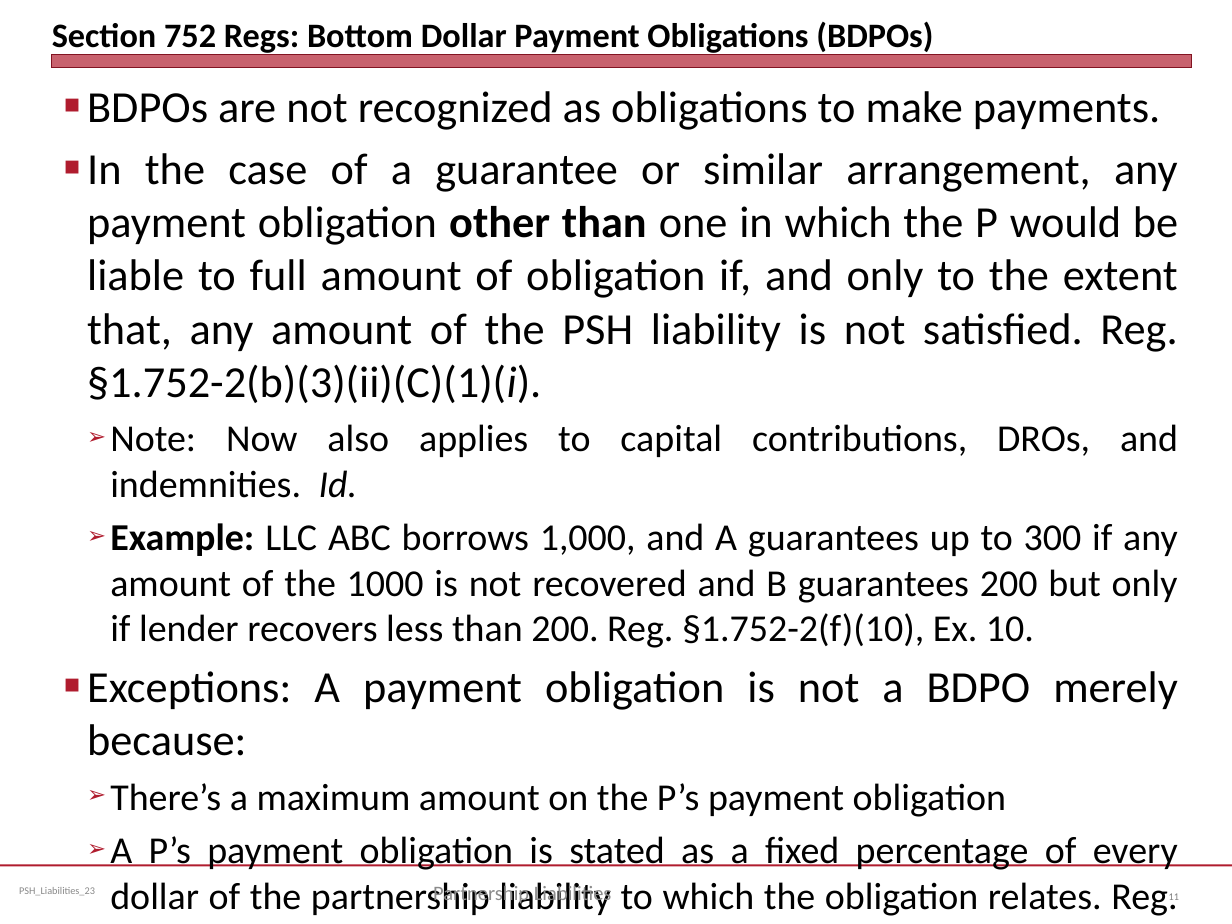
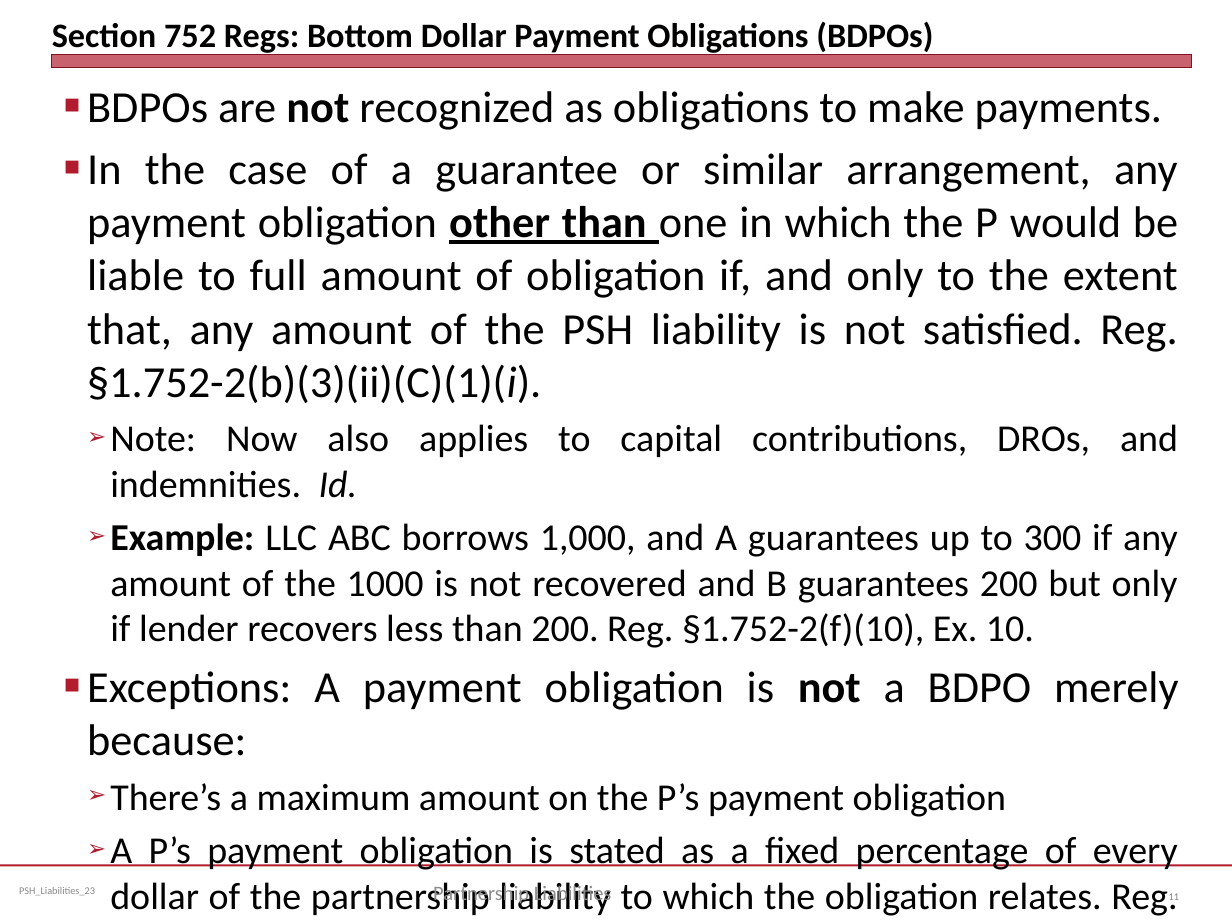
Before and after one commit to jmc877/Partnership-Tax, a slide deck: slide 11 of slides/PSH_Liabilities_23.pptx. Drawn at 1232x924 pixels with LibreOffice and Linux fonts; fonts in the diff are those of the drawing. Boxes give left, top, right and bottom in pixels: in the first picture for what was removed or moved away, otherwise in the second. Text is boxed around its words. In the diff, an @@ line names an element or a change of style, - is before the commit and + after.

```diff
--- a/slides/PSH_Liabilities_23.pptx
+++ b/slides/PSH_Liabilities_23.pptx
@@ text at (87, 91, 1179, 756): bold on in "not", "not"; underline on in "other than" @@
```
Also in this commit, not shown: 6 other slides changed, 1 other file.
